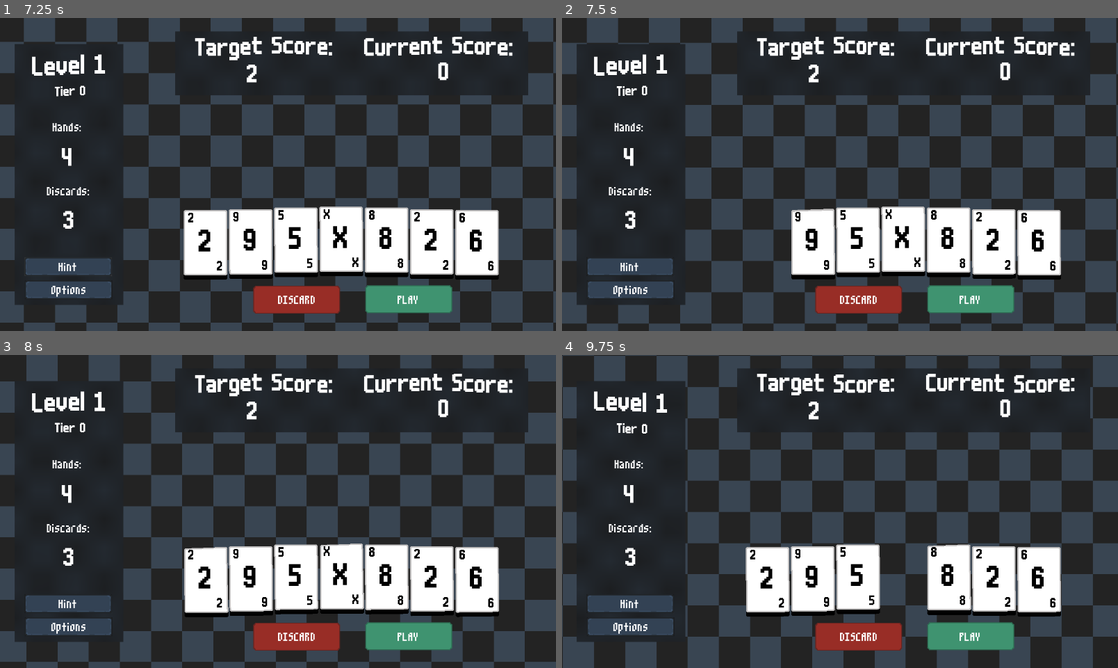
Above: before the commit, frames 1-4 (two rows, left to right).
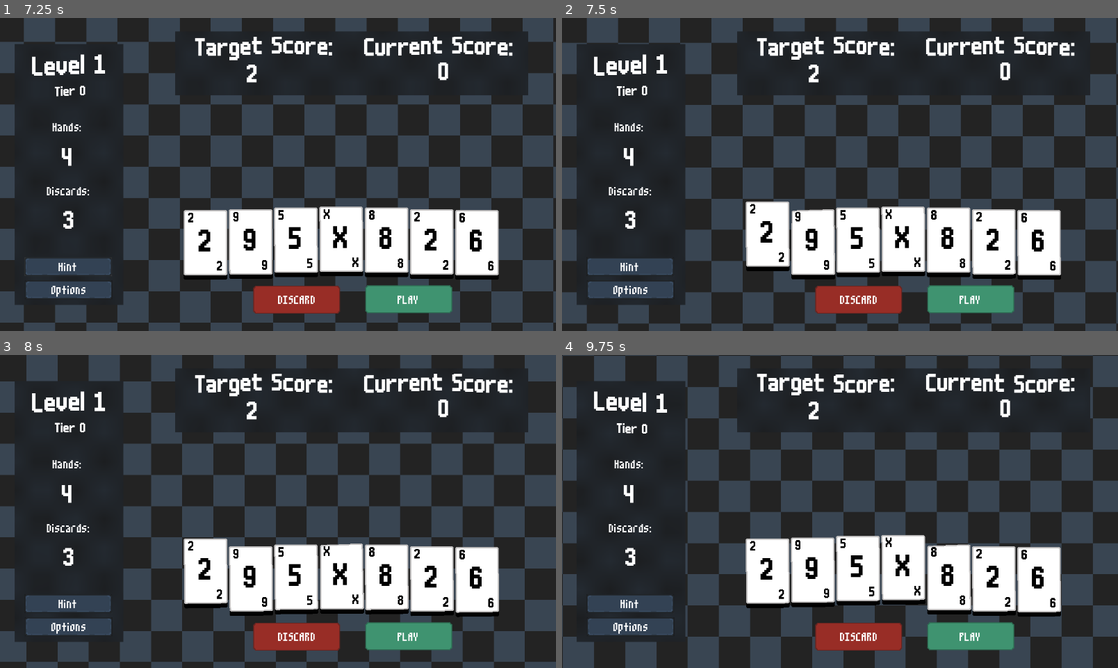
Above: after the commit, the same moments.

Repository: hd2802/stack-demon
Game: Godot game, scene res://_Scenes/LevelRunner/level_runner.tscn
Same seed, same stepped clock (60 frames per second), same inputs: the game is played once before the commit and once after it.
Inputs (mouse positions are in pixels of both pictures, inside the frame that each line leads up to):
- Up to frame 1 (7.25 s): click "PLAY" at 0.5 s; click "PLAY" at 1.25 s; click "DISCARD" at 2 s; click (66, 265) at 2.75 s; click "DISCARD" at 3.5 s; click (66, 265) at 4.25 s; click "PLAY" at 5 s; click "DISCARD" at 5.75 s; click (66, 265) at 6.5 s
- Up to frame 2 (7.5 s): drag from (767, 243) to (901, 240) at 7.27 s
- Up to frame 3 (8 s): no input
- Up to frame 4 (9.75 s): drag from (812, 580) to (995, 580) at 8.02 s; move the mouse to (856, 577) at 8.77 s; click (856, 577) at 8.92 s; drag from (901, 577) to (1040, 580) at 9.52 s

Frame 1 is identical in both runs. In frame 2, 1.8% of the frame differs, in the area x 33-49%, y 58-81%; in frame 3, 0.9%; in frame 4, 4.2%, in the area x 33-74%, y 57-84%.

Commit message:
fix: quick fix to select and drag

Diff:
--- a/_Scripts/CardScripts/Card/card.gd
+++ b/_Scripts/CardScripts/Card/card.gd
@@ -5,11 +5,10 @@
 
 var is_hovered : bool = false
 var is_dragged : bool = false
-var is_selected : bool = false
 var drag_offset : Vector2
 var original_position : Vector2
 
-var drag_threshold : float = 20.0
+var drag_threshold : float = 150.0
 
 var tween_hover : Tween
 var sprite : Sprite2D
@@ -42,14 +41,14 @@
 	if event is InputEventMouseButton:
 		if event.button_index == MOUSE_BUTTON_LEFT:
 			if event.pressed:
-
-				if (event.position - original_position).length() <= drag_threshold:
+				print((event.position - global_position).length())
+				if (event.position - global_position).length() <= drag_threshold:
 					clicked.emit(self)
-					is_selected = !is_selected
+					print("card: clicked emitted")
 				else:
 					drag_offset = event.position - position
 					is_dragged = true
-			else:
+			else: #i.e. if the button has been released
 				if is_dragged:
 					emit_signal("dragged", self, position)
 				is_dragged = false
--- a/_Scripts/Level/Hand/hand.gd
+++ b/_Scripts/Level/Hand/hand.gd
@@ -62,6 +62,7 @@
 # -----------------------------------------------------------------------------
 
 func _on_card_clicked(card: Card):
+	print("hand: card has been clicked")
 	# if the EXACT card is already in the list of selected cards
 	if selected_cards.has(card):
 		card.position.y += 20
